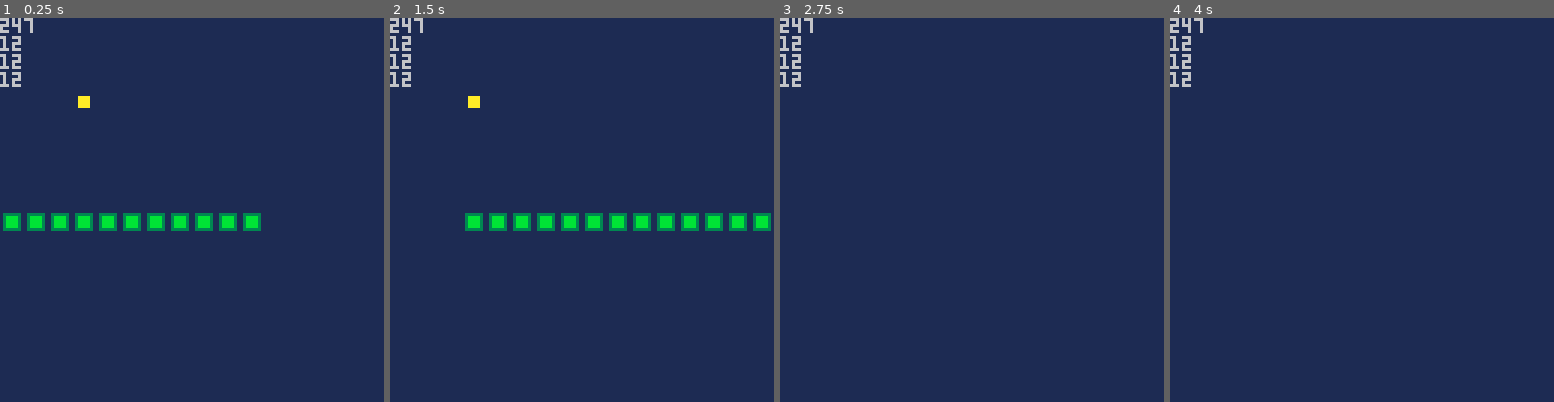
Above: before the commit, frames 1-4 (left to right).
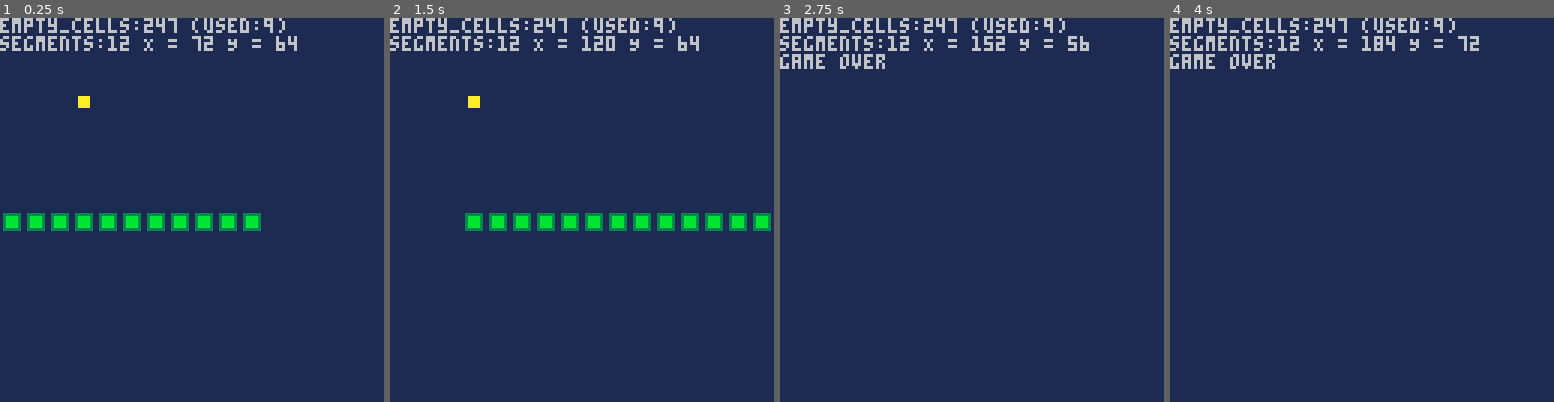
Above: after the commit, the same moments.

Repository: kakardo/Pico-8
Game: PICO-8 cartridge snake.p8
The game is run twice, just before and just after one commit, with the same random seed, the same clock (stepped at 60 frames per second) and the same inputs.
Inputs:
- Up to frame 1 (0.25 s): no input
- Up to frame 2 (1.5 s): tap X (X key) at 0.33, 1.07 s; tap O (Z key) at 0.7 s
- Up to frame 3 (2.75 s): hold Right 1.6-2.1 s; tap O (Z key) at 1.7, 2.1, 2.5 s; tap X (X key) at 1.85 s; hold Up 2.15-2.42 s; hold Right from 2.47 s (still down)
- Up to frame 4 (4 s): tap O (Z key) at 2.9, 3.3, 3.7 s; tap X (X key) at 2.97 s; release Right at 3.03 s; hold Left 3.08-3.58 s; hold Down 3.63-3.97 s

The runs differ from the first frame. In frame 1, 2.2% of the frame differs, in the area x 0-78%, y 0-18%; in frame 2, 2.3%; in frame 3, 2.6%, in the area x 0-81%, y 0-18%; in frame 4, 2.6%.

Commit message:
Test print function with boolean restrictor added in main.lua

Diff:
--- a/main.lua
+++ b/main.lua
@@ -47,12 +47,10 @@
 
 score = 0
 
+print_tests = true
+
 ---------------------------------------------------------------
 --[[ TODO
-
-All positions are successfully added and removed from
-empty_cells. But, I don't think that I have implemented it well.
-Kind of hate it... I will think of a better solution.
 
 ]]--
 
@@ -68,11 +66,6 @@
 
 function _update()
 	cls(1)
-	debug() -- Not part of ready game
-	print(count(empty_cells))
-	print(body.segments)
-	print(#body.x)
-	print(#body.y)
 
 	--print("SCORE = "..score)
 	game_state_checker()
@@ -95,20 +88,30 @@
 		draw_snake()
 		draw_fruit()
 	else
-		--print("game over")
+		print("game over")
 	end
 end
 
 function game_state_checker()
+	debug() -- Not part of ready game
+	--body.segments += 1
+
 	if #body.x != #body.y then
-		print("ERROR: X and Y total's not the same!")
+		print("X and Y total's not the same!")
 	elseif body.segments != #body.x then
-		print("ERROR: Body segments not equal to X!")
+		print("Body segments not equal to X!")
 	elseif body.segments != #body.y then
-		print("ERROR: Body segments not equal to X!")
+		print("Body segments not equal to X!")
 	end
 
---count(empty_cells))
+	-- Test prints
+	if print_tests then
+		used_cells = 256 - count(empty_cells)
+		print("empty_cells:"..count(empty_cells)..
+			  " (used:"..used_cells..")")
+		print("segments:"..body.segments..
+			  ' X = '..head.x..' Y = '..head.y)
+	end
 end
 
 // LAST_LINE_MAIN_LUA
